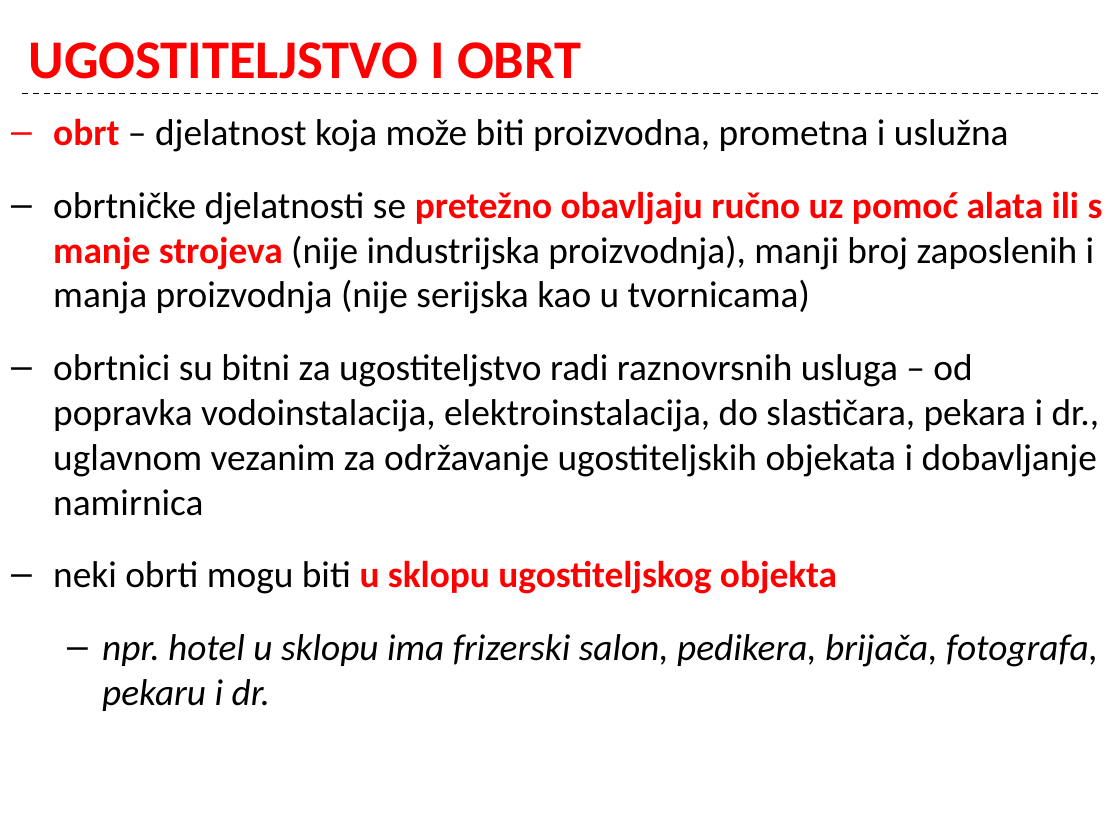
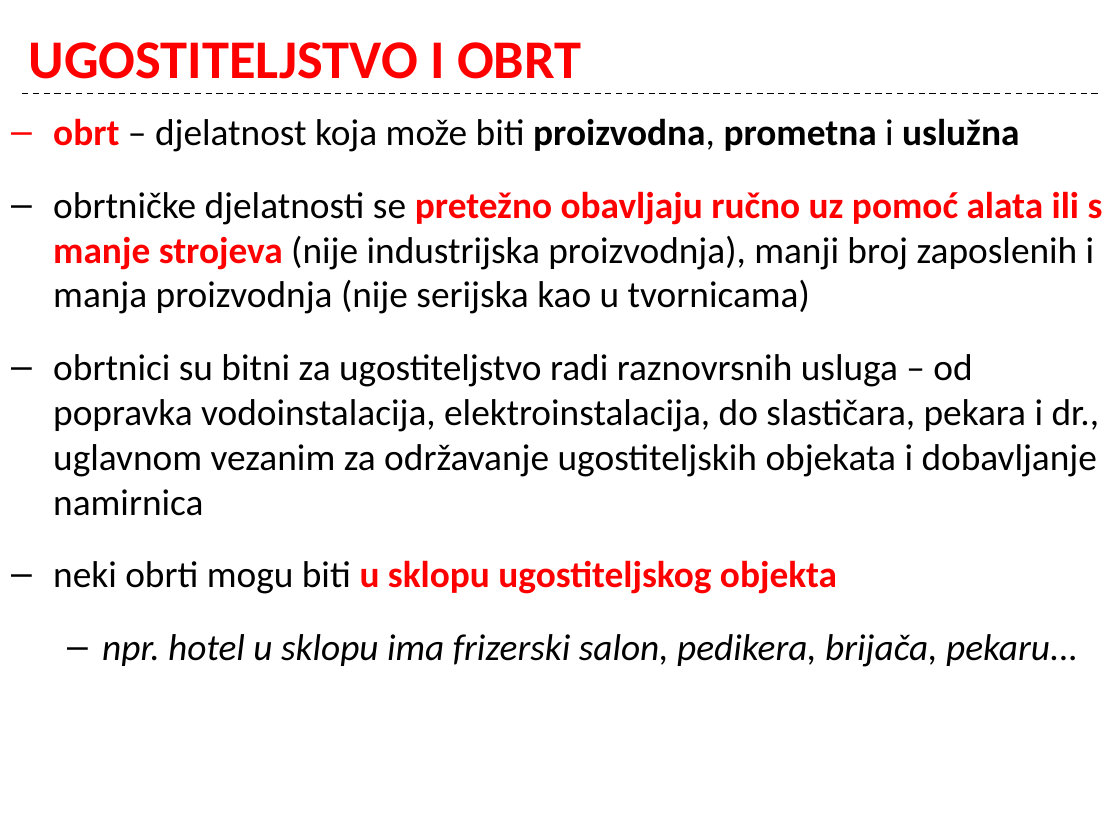
Before and after one commit to cornx/print, a slide deck: slide 25 of data/organizacija/002_Ugostiteljstvo_kao_gosp_djelatnost.pptx. Drawn at 1120x840 pixels with LibreOffice and Linux fonts; fonts in the diff are those of the drawing. Boxes give left, top, right and bottom in pixels: in the first picture for what was removed or moved away, otherwise in the second. Text is boxed around its words. In the diff, an @@ line names an element or a change of style, - is before the commit and + after.

```diff
--- a/data/organizacija/002_Ugostiteljstvo_kao_gosp_djelatnost.pptx
+++ b/data/organizacija/002_Ugostiteljstvo_kao_gosp_djelatnost.pptx
@@ text at box(53, 118, 1019, 152): bold on in "proizvodna, prometna uslužna" @@
@@ text at box(102, 634, 1078, 667): text changed @@
-  – npr. hotel u sklopu ima frizerski salon, pedikera, brijača, fotografa, pekaru i dr.
+  – npr. hotel u sklopu ima frizerski salon, pedikera, brijača, pekaru...
```
Also in this commit, not shown: 20 other slides changed.
